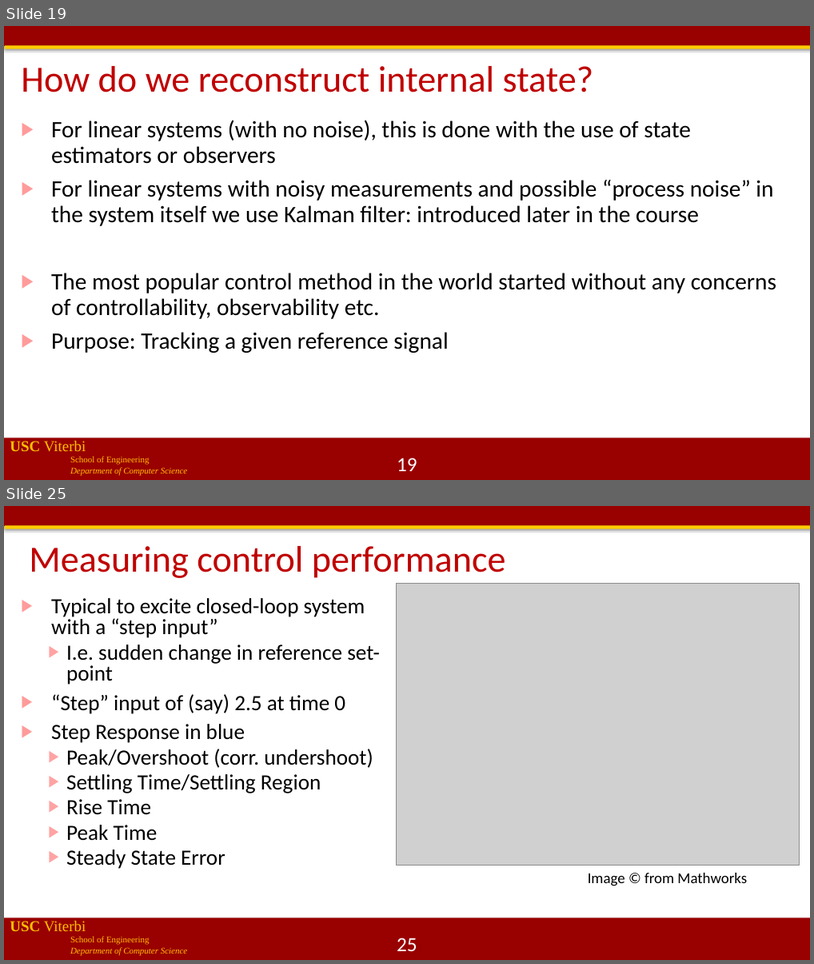
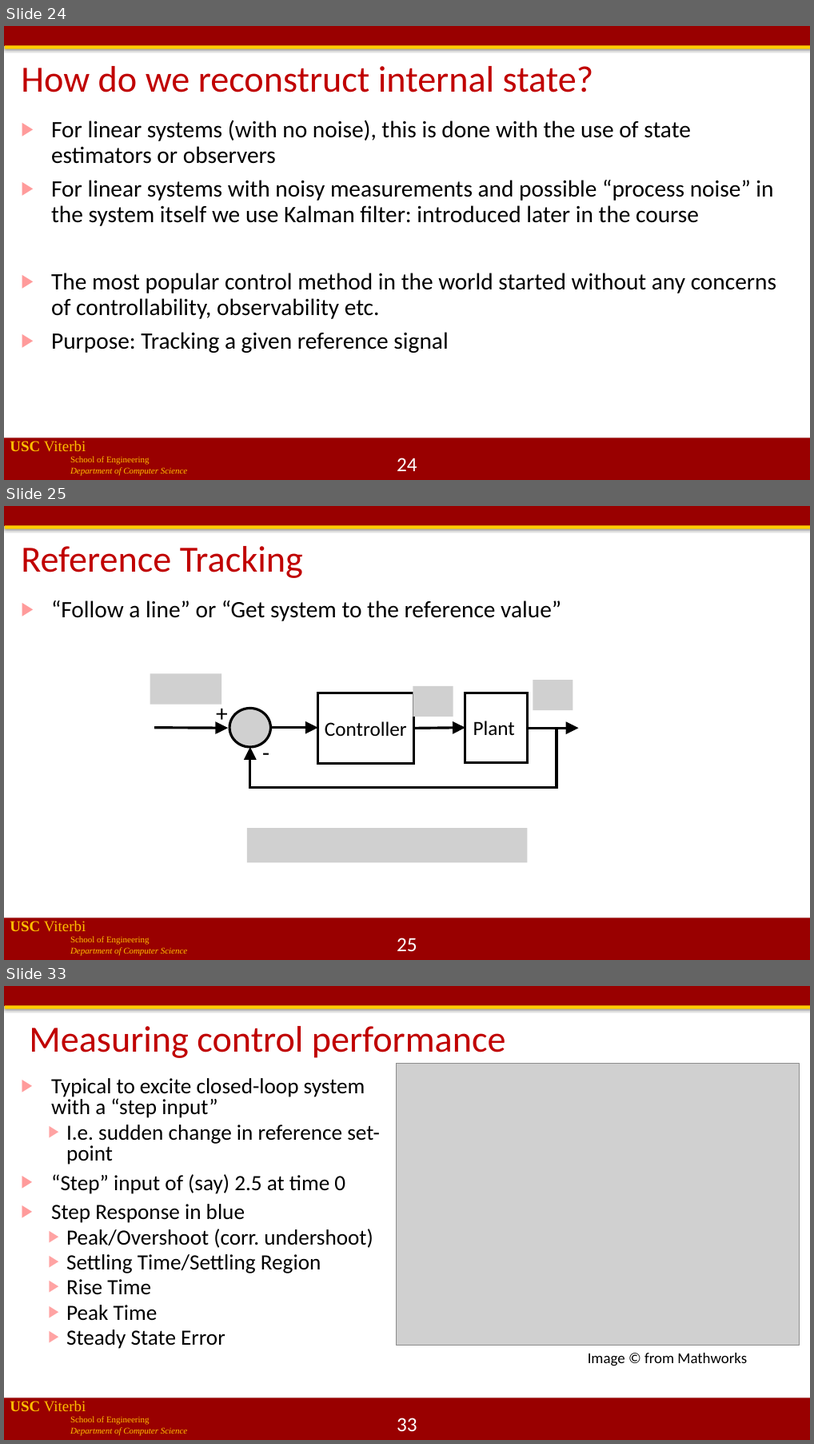
Before and after one commit to jdeshmukh/jdeshmukh.github.io, a slide deck: teaching/cs513slides/lecture5-Control.pptx. Shown one above the other, each under a label of ours: slides 19 and 25 before the commit, slides 24, 25 and 33 after it; the slides between them are not shown. The pictures are 814x964 and 814x1444 pixels, drawn with LibreOffice and Linux fonts; fonts in the diff are those of the drawing; grey boxes stand for pictures; background and template pictures are left out. Boxes give left, top, right and bottom in pixels: in the first picture for what was removed or moved away, otherwise in the second. Text is boxed around its words. In the diff, an @@ line names an element or a change of style, - is before the commit and + after.

```diff
--- a/teaching/cs513slides/lecture5-Control.pptx
+++ b/teaching/cs513slides/lecture5-Control.pptx
@@ slide 25 added at (x1=4, y1=506, x2=810, y2=960), background #FFFFFF; not listed: 4 template elements that a slide beside it also shows @@
@@ title added at (x1=21, y1=546, x2=303, y2=578), 44 pt, text #C00000 @@
+Reference Tracking
@@ text added at (x1=51, y1=600, x2=562, y2=621), 28 pt, text #000000 @@
+▶ “Follow a line” or “Get system to the reference value”
@@ text added at (x1=210, y1=695, x2=234, y2=729), 28 pt, text #000000 @@
++
@@ group added at (x1=150, y1=673, x2=578, y2=788): 4 arrows, 4 pictures, 2 rectangles, 1 elbow arrow @@
+Plant
+Controller
@@ text added at (x1=257, y1=735, x2=276, y2=769), 28 pt, text #000000 @@
+-
@@ picture added at (x1=247, y1=828, x2=528, y2=862) @@
@@ page number added at (x1=397, y1=937, x2=418, y2=951), 24 pt, text #FFFFFF @@
+25
@@ what was slide 19 is now slide 24 @@
@@ page number at (x1=397, y1=457, x2=418, y2=471): text changed @@
-19
+24
@@ what was slide 25 is now slide 33 @@
@@ page number at (x1=397, y1=1417, x2=418, y2=1431): text changed @@
-25
+33
```
Also in this commit, not shown: 19 slides changed, 10 other slides added, 1 slide removed, 1 other file.
